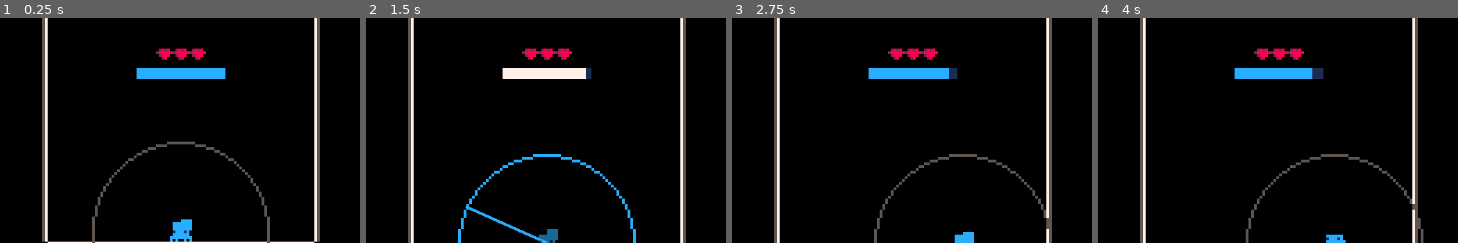
Above: before the commit, frames 1-4 (left to right).
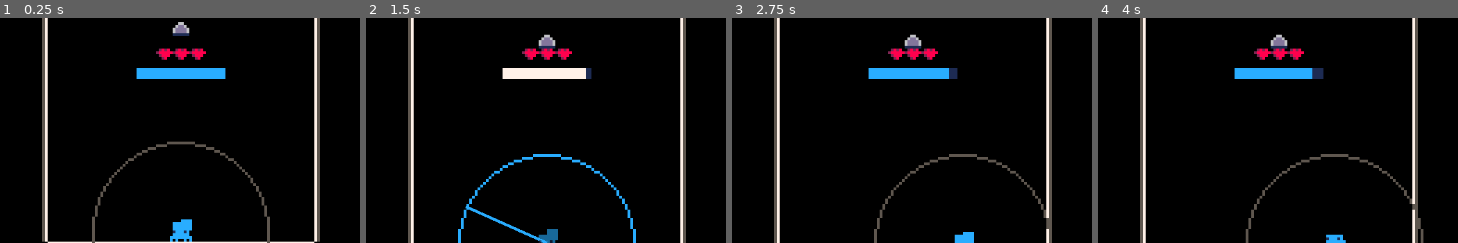
Above: after the commit, the same moments.

Repository: Flamenccio/spider-jump
Game: Godot game, scene res://scenes/game.tscn
Two runs of this game, one before a commit and one after it. Both use one fixed random seed, a clock stepped at 60 frames per second and the inputs below. The engine's default icon, where the game draws it, is replaced by a stand-in: a white triangle on a blue panel in a dark square.
Inputs (mouse positions are % of the whole screen's width and height, from its top left):
- Up to frame 1 (0.25 s): no input
- Up to frame 2 (1.5 s): tap Enter at 0.5 s; move the mouse to (75, 45) at 0.52 s; press the mouse at (75, 45) at 0.53 s; hold D (move_right) 0.53-1.25 s; release the mouse at (75, 45) at 1.25 s; drag from (28, 55) to (51, 8) at 1.27 s
- Up to frame 3 (2.75 s): move the mouse to (62, 28) at 2.02 s; hold D (move_right) from 2.03 s (still down); tap Delete at 2.1 s
- Up to frame 4 (4 s): release D (move_right) at 2.75 s; drag from (45, 70) to (57, 51) at 2.77 s; move the mouse to (84, 65) at 3.52 s; hold A (move_left) from 3.53 s (still down); tap V at 3.6 s
The pictures show only the part of the screen within x 26-75%, y 0-50%; the shares and areas given below are measured in that part.

The runs differ from the first frame. In frame 1, 0.2% of the frame differs, in the area x 47-53%, y 1-8%; in frame 2, 0.3%, in the area x 47-53%, y 7-14%; in frame 3, 0.3%; in frame 4, 0.3%.

Commit message:
nerf heavy beetle crawl speed bonus

Diff:
--- a/scenes/game.tscn
+++ b/scenes/game.tscn
@@ -28,6 +28,7 @@
 [ext_resource type="Script" uid="uid://y5qohu2l48v3" path="res://scripts/player_stats_saver.gd" id="22_37s47"]
 [ext_resource type="PackedScene" uid="uid://bbd2meqorrjoe" path="res://scenes/high_score_line.tscn" id="23_bt5mj"]
 [ext_resource type="Texture2D" uid="uid://bn75rko42o47k" path="res://sprites/blinkfly_reticle-Sheet.png" id="29_suyxu"]
+[ext_resource type="PackedScene" uid="uid://dxnx7wy6ay3xj" path="res://scenes/powerups/heavy_beetle.tscn" id="30_qouja"]
 [ext_resource type="Script" uid="uid://c10ujhyqm6myp" path="res://scripts/player/blinkfly_reticle.gd" id="30_sgl2t"]
 
 [sub_resource type="RectangleShape2D" id="RectangleShape2D_eow3j"]
@@ -205,6 +206,9 @@
 autoplay = "default"
 frame_progress = 0.442083
 script = ExtResource("30_sgl2t")
+
+[node name="HeavyBeetle" parent="." instance=ExtResource("30_qouja")]
+position = Vector2(0, -84)
 
 [connection signal="levelled_up" from="." to="LevelSpawner" method="_on_level_up"]
 [connection signal="on_game_over" from="." to="UI/DeathScreen" method="show" flags=3]
--- a/scripts/game/game_manager.gd
+++ b/scripts/game/game_manager.gd
@@ -22,7 +22,7 @@
 			_on_score_updated(value)
 	)
 	PlayerEventBus.powerup_started.connect(func(powerup: String):
-		get_tree().call_group('item', 'remove_powerup')
+		call_deferred('_remove_all_powerups')
 		if powerup == ItemIds.SUPER_GRUB_POWERUP:
 			_old_stamina_drain = _stamina_drain_amount
 			_stamina_drain_amount = 0.0
@@ -35,6 +35,11 @@
 	# Pause drain
 	PlayerEventBus.powerup_flash_start.connect(func(): _pause_stamina_drain = true)
 	PlayerEventBus.powerup_flash_end.connect(func(): _pause_stamina_drain = false)
+
+
+# Replaces all existing powerup items with yumfly
+func _remove_all_powerups() -> void:
+	get_tree().call_group('powerup', 'remove_powerup')
 
 
 func game_over() -> void:
--- a/scripts/levels/level_spawner.gd
+++ b/scripts/levels/level_spawner.gd
@@ -98,7 +98,6 @@
 		var old = _active_levels_queue.pop_front() as Node
 		_level_type_history.pop_front()
 		old.queue_free()
-	print('level history: ', _level_type_history)
 
 
 func spawn_new_level(excluding: Array[String] = []) -> void:
@@ -122,12 +121,10 @@
 	var r = randf_range(0.0, 1.0)
 	var threshold = (float(active_duplicates) / float(_MAX_DUPLICATE_LEVEL_TYPES))
 	if r > threshold:
-		print('roll hit!')
 		_spawn_level(random)
 		return
 
 	# Spawn another level type!
-	print('roll missed... spawning another level type')
 	excluding.append(random.saved_name)
 	spawn_new_level(excluding)
 
--- a/states/crawl.gd
+++ b/states/crawl.gd
@@ -7,7 +7,7 @@
 @export var _move_speed: float = 1.0
 var _move_input: Vector2
 
-const _HEAVY_BEETLE_MULTIPLIER = 5.0
+const _HEAVY_BEETLE_MULTIPLIER = 3.0
 const _SUPER_GRUB_MULTIPLIER = 1.8
 const _BLINKFLY_MULTILPIER = 1.6
 
Not shown: 1 places in scenes/game.tscn that only renumber resources
